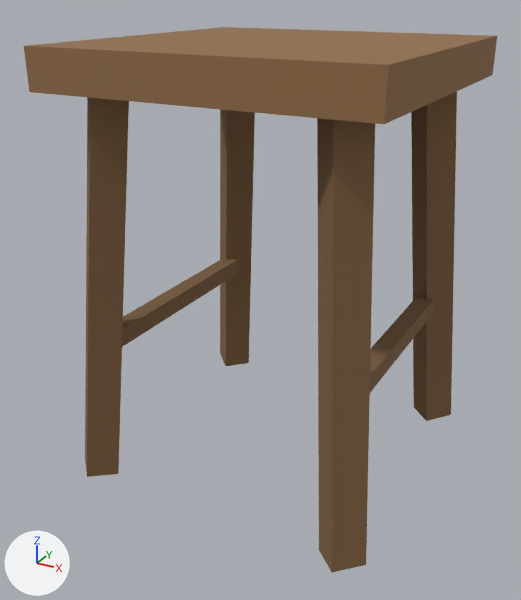
Before and after pictures for a commit that changed the glTF model games/yorimichi/assets/belmonte/meshes/SM_BM_BP_Stool.glb.
The view is the same before and after, from a 50 mm camera at (0.343, -0.665, 0.511) aimed at (-0.01, -0.024, 0.191). The axes (+X, +Y, +Z) are drawn at lower left. The lights are the same throughout. The older version comes first. Vertices at exactly the same position are counted once.

Names of what the first picture shows: 'SM_BM_BP_Stool'.
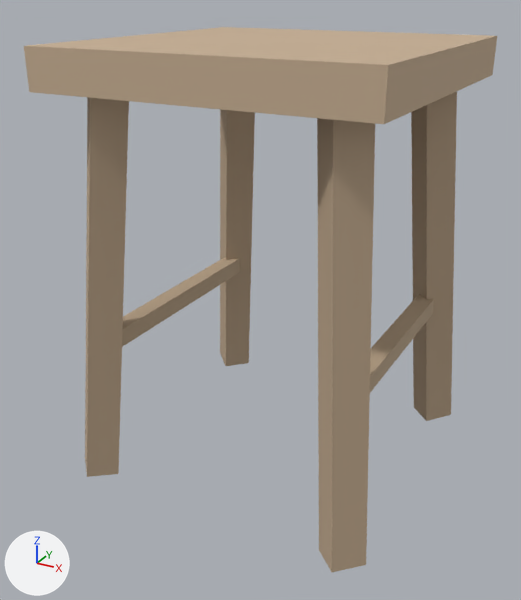
Changed parts and their boxes [x1, y1, x2, y2] in the pictures (521 x 600 px):
part 1 of me_sm_bp_stool, recoloured (brown to beige)
    both: [24, 27, 497, 572]

The change, as a list of edits to the scene's bpy script:
```text
Change me_sm_bp_stool:
    where me_sm_bp_stool.from_pydata(...)  # 56 vertices, 84 faces; spans x -0.175..0.175, y -0.175..0.175, z -0.002..0.46
    used by ob_sm_bm_bp_stool; location = (0.0, 0.0, 0.0)
    me_sm_bp_stool part 1: 84 faces centred in x -0.17..0.17, y -0.17..0.17, z -0.001..0.46 are repainted in the vertex colours; the middle colour goes from brown #836343 to beige #bea78c
```
